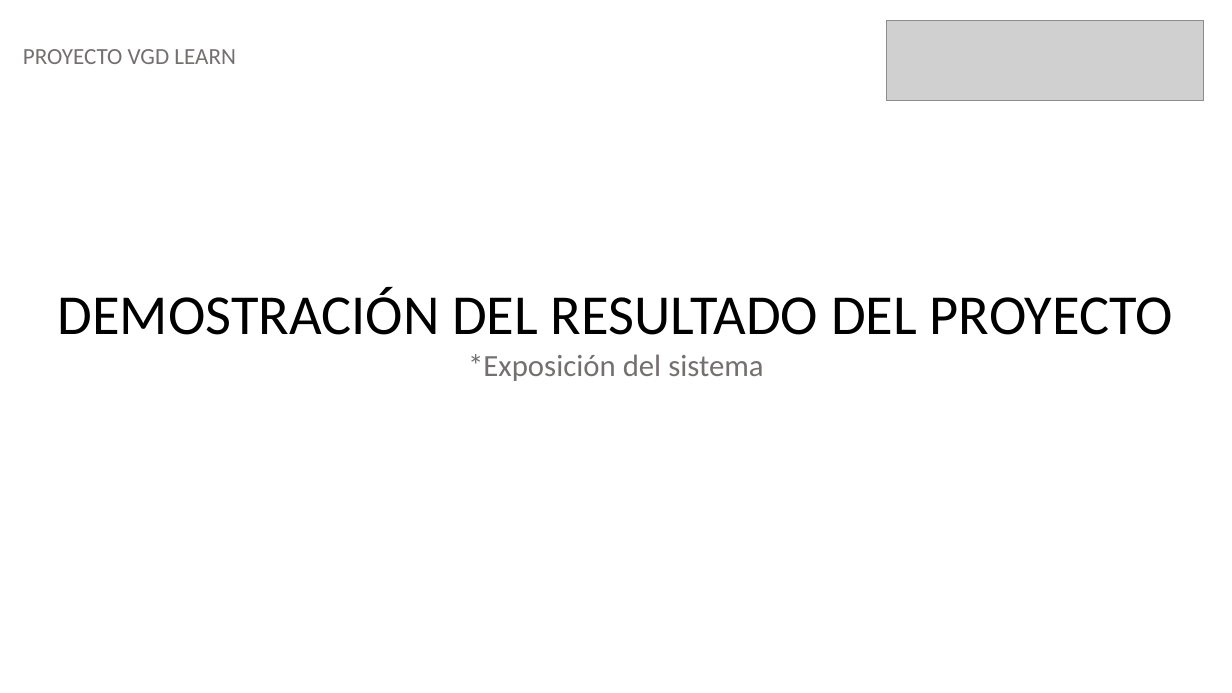
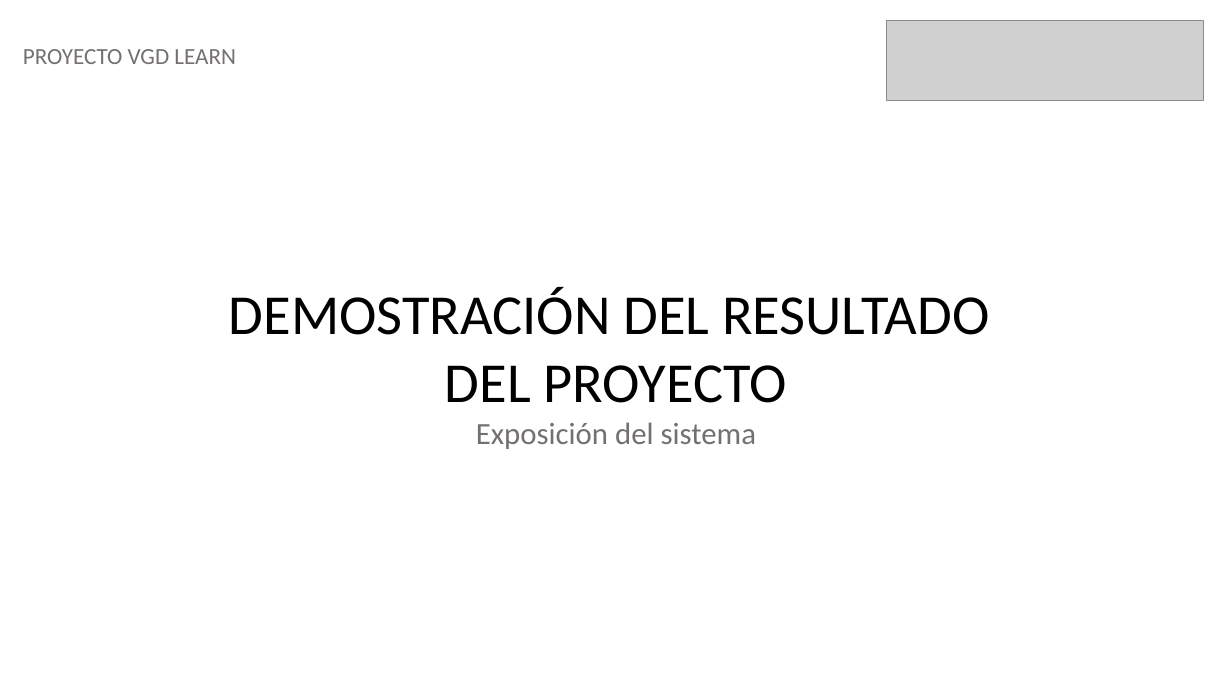
Before and after one commit to Viktorr2416/Proyecto-APT, a slide deck: slide 11 of Fase 2/Evidencias_Proyecto/Presentación proyecto.pptx (slide 12 before the commit). Drawn at 1232x693 pixels with LibreOffice and Linux fonts; fonts in the diff are those of the drawing; grey boxes stand for pictures. Boxes give left, top, right and bottom in pixels: in the first picture for what was removed or moved away, otherwise in the second. Text is boxed around its words. In the diff, an @@ line names an element or a change of style, - is before the commit and + after.

```diff
--- a/Fase 2/Evidencias_Proyecto/Presentación proyecto.pptx
+++ b/Fase 2/Evidencias_Proyecto/Presentación proyecto.pptx
@@ text at (229, 287, 989, 449): text changed @@
-DEMOSTRACIÓN DEL RESULTADO DEL PROYECTO
-*Exposición del sistema
+DEMOSTRACIÓN DEL RESULTADO
+DEL PROYECTO
+Exposición del sistema
```
Also in this commit, not shown: 9 other slides changed, 1 slide added, 4 slides removed.
